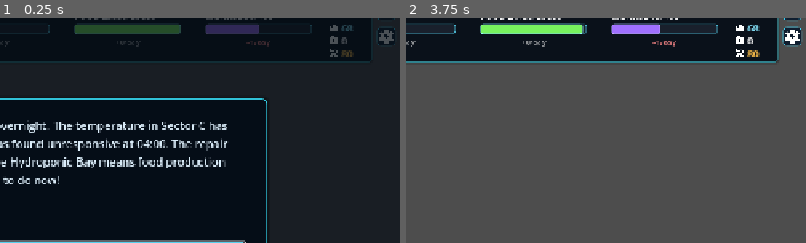
Above: before the commit, frames 1-2 (left to right).
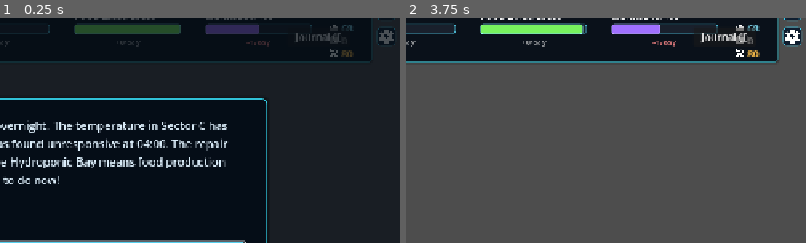
Above: after the commit, the same moments.

Repository: MLinh2407/godot-survival-city-builder-game
Game: Godot game, scene res://scenes/main/Main.tscn
Two runs of this game, one before a commit and one after it. Both use one fixed random seed, a clock stepped at 60 frames per second and the inputs below.
Inputs (mouse positions are % of the whole screen's width and height, from its top left):
- Up to frame 1 (0.25 s): no input
- Up to frame 2 (3.75 s): click (90, 9) at 0.5 s, where only the run after the commit has a clickable "Journal (J)"; click "1x" at 1.25 s; click "2x" at 2 s; click (98, 3) at 2.75 s; click "Pull workers from the Hydropo…" at 3.5 s
The pictures show only the part of the screen within x 50-100%, y 5-55%; the shares and areas given below are measured in that part.

The runs differ from the first frame. In frame 1, 0.3% of the frame differs, in the area x 74-88%, y 4-12%; in frame 2, 0.5%, in the area x 72-88%, y 3-12%.

Commit message:
Character alive flags

Diff:
--- a/project.godot
+++ b/project.godot
@@ -22,6 +22,7 @@
 PopulationManager="*uid://d3voqymr74q5n"
 AudioManager="*uid://ddhlbd5igyi77"
 TimeManager="*res://scripts/managers/TimeManager.gd"
+JournalManager="*res://scripts/managers/JournalManager.gd"
 
 [display]
 
--- a/scenes/UI/BuildingInspector.gd
+++ b/scenes/UI/BuildingInspector.gd
@@ -297,6 +297,10 @@
 	# Apply upgrade flag and update visuals/outputs
 	target_building.is_upgraded = true
 
+	if target_building.building_type == BuildingData.BuildingType.MED_CLINIC:
+		if GameManager:
+			GameManager.med_clinic_upgraded_to_tier_2 = true
+
 	# Adjust base production where applicable
 	match target_building.building_type:
 		BuildingData.BuildingType.COAL_GENERATOR:
--- /dev/null
+++ b/scenes/UI/ColonyJournalUI.gd
@@ -0,0 +1,59 @@
+extends Control
+
+@onready var close_button = $Panel/VBoxContainer/TitleBox/CloseButton
+@onready var entry_list = $Panel/VBoxContainer/ScrollContainer/EntryList
+
+func _ready() -> void:
+	hide()
+	close_button.pressed.connect(_on_close_pressed)
+	# Safely connect if it exists in the autoloads
+	if typeof(JournalManager) != TYPE_NIL:
+		JournalManager.journal_updated.connect(_refresh_entries)
+
+func _on_close_pressed() -> void:
+	hide()
+
+func toggle_journal() -> void:
+	visible = not visible
+	if visible:
+		_refresh_entries()
+
+func show_journal() -> void:
+	show()
+	_refresh_entries()
+
+func _refresh_entries() -> void:
+	for child in entry_list.get_children():
+		child.queue_free()
+
+	if typeof(JournalManager) == TYPE_NIL: return
+
+	var reverse_entries = JournalManager.unlocked_entries.duplicate()
+	reverse_entries.reverse()
+
+	for entry in reverse_entries:
+		var panel = PanelContainer.new()
+		var margin = MarginContainer.new()
+		margin.add_theme_constant_override("margin_left", 16)
+		margin.add_theme_constant_override("margin_right", 16)
+		margin.add_theme_constant_override("margin_top", 16)
+		margin.add_theme_constant_override("margin_bottom", 16)
+		panel.add_child(margin)
+
+		var vbox = VBoxContainer.new()
+		margin.add_child(vbox)
+
+		var title = Label.new()
+		title.text = entry.title
+		title.add_theme_font_size_override("font_size", 20)
+		vbox.add_child(title)
+
+		var sep = HSeparator.new()
+		vbox.add_child(sep)
+
+		var body = Label.new()
+		body.text = entry.body
+		body.autowrap_mode = TextServer.AUTOWRAP_WORD_SMART
+		vbox.add_child(body)
+
+		entry_list.add_child(panel)
--- /dev/null
+++ b/scenes/UI/ColonyJournalUI.tscn
@@ -0,0 +1,63 @@
+[gd_scene load_steps=2 format=3]
+
+[ext_resource type="Script" path="res://scenes/UI/ColonyJournalUI.gd" id="1_script"]
+
+[node name="ColonyJournalUI" type="Control"]
+layout_mode = 3
+anchors_preset = 15
+anchor_right = 1.0
+anchor_bottom = 1.0
+grow_horizontal = 2
+grow_vertical = 2
+script = ExtResource("1_script")
+
+[node name="Panel" type="Panel" parent="."]
+layout_mode = 1
+anchors_preset = 8
+anchor_left = 0.5
+anchor_top = 0.5
+anchor_right = 0.5
+anchor_bottom = 0.5
+offset_left = -300.0
+offset_top = -250.0
+offset_right = 300.0
+offset_bottom = 250.0
+grow_horizontal = 2
+grow_vertical = 2
+
+[node name="VBoxContainer" type="VBoxContainer" parent="Panel"]
+layout_mode = 1
+anchors_preset = 15
+anchor_right = 1.0
+anchor_bottom = 1.0
+offset_left = 16.0
+offset_top = 16.0
+offset_right = -16.0
+offset_bottom = -16.0
+grow_horizontal = 2
+grow_vertical = 2
+
+[node name="TitleBox" type="HBoxContainer" parent="Panel/VBoxContainer"]
+layout_mode = 2
+
+[node name="Title" type="Label" parent="Panel/VBoxContainer/TitleBox"]
+layout_mode = 2
+size_flags_horizontal = 3
+theme_override_font_sizes/font_size = 24
+text = "Colony Journal"
+
+[node name="CloseButton" type="Button" parent="Panel/VBoxContainer/TitleBox"]
+layout_mode = 2
+text = "  X  "
+
+[node name="HSeparator" type="HSeparator" parent="Panel/VBoxContainer"]
+layout_mode = 2
+
+[node name="ScrollContainer" type="ScrollContainer" parent="Panel/VBoxContainer"]
+layout_mode = 2
+size_flags_vertical = 3
+
+[node name="EntryList" type="VBoxContainer" parent="Panel/VBoxContainer/ScrollContainer"]
+layout_mode = 2
+size_flags_horizontal = 3
+theme_override_constants/separation = 16
--- a/scenes/main/Main.gd
+++ b/scenes/main/Main.gd
@@ -41,12 +41,25 @@
 const ORDER_COLOR := Color(0.94, 0.74, 1.0, 1.0)
 
 var settings_ui: CanvasLayer
+var journal_ui: Control
 
 func _ready() -> void:
 	process_mode = Node.PROCESS_MODE_ALWAYS
 
 	settings_ui = preload("res://scenes/main/SettingsUI.tscn").instantiate()
 	add_child(settings_ui)
+
+	journal_ui = preload("res://scenes/UI/ColonyJournalUI.tscn").instantiate()
+	# Optional: place into a canvas layer here if needed, or add to Main.
+	$UILayer.add_child(journal_ui)
+
+	var journal_btn = Button.new()
+	journal_btn.text = "Journal (J)"
+	journal_btn.position = Vector2(1100, 50)
+	journal_btn.size = Vector2(100, 30)
+	var normal_style = preload("res://scenes/main/Main.tscn") # Not the best way, but we can reuse basic button styling or just use default.
+	journal_btn.pressed.connect(journal_ui.toggle_journal)
+	$UILayer/HUD.add_child(journal_btn)
 
 	TimeManager.day_changed.connect(_on_day_changed)
 	TimeManager.time_changed.connect(_on_time_changed)
@@ -189,6 +202,9 @@
 			set_speed(TimeManager.GameSpeed.NORMAL, "SPEED 1x")
 		elif event.keycode == KEY_2:
 			set_speed(TimeManager.GameSpeed.FAST, "SPEED 2x")
+		elif event.keycode == KEY_J:
+			if journal_ui and journal_ui.has_method("toggle_journal"):
+				journal_ui.toggle_journal()
 
 func _on_day_changed(new_day: int) -> void:
 	if day_label:
--- a/scripts/managers/GameManager.gd
+++ b/scripts/managers/GameManager.gd
@@ -1,6 +1,8 @@
 extends Node
 
 signal hope_order_changed(new_value: float)
+signal named_character_died(character_name: String)
+signal journal_entry_fired(title: String, body: String)
 
 # ══════════════════════════════════════════════════════════════════════════════
 # GLOBAL GAME STATE
@@ -38,6 +40,7 @@
 # ══════════════════════════════════════════════════════════════════════════════
 
 var med_clinic_built: bool = false # Set TRUE by BuildingSystem on placement
+var med_clinic_upgraded_to_tier_2: bool = false # Set TRUE by BuildingInspector on upgrade
 var rook_militia_stopped: bool = false # Set TRUE by CrisisEventSystem Day 24 Option B
 var rook_militia_sanctioned: bool = false # Set TRUE by CrisisEventSystem Day 24 Option A
 var rook_reconciliation_taken: bool = false # Set TRUE by CrisisEventSystem reconciliation dialogue
@@ -68,6 +71,7 @@
 func _ready() -> void:
 	_initialize_data_classes()
 	hope_order_slider = GameConstants.SLIDER_STARTING_VALUE
+	TimeManager.day_changed.connect(_on_day_changed)
 
 	print("--- GameManager Initialized ---")
 	print("Current Population: ", current_population)
@@ -139,6 +143,75 @@
 
 func apply_hope_order_delta(delta: float) -> void:
 	hope_order_slider = hope_order_slider + delta
+
+func set_character_alive(identifier: String, is_alive: bool) -> void:
+	if current_day > 33:
+		return # Locks permanently after Day 33
+
+	var changed = false
+	var lower_id = identifier.to_lower()
+	match lower_id:
+		"yuna":
+			if yuna_alive != is_alive:
+				yuna_alive = is_alive
+				colonist_yuna.is_alive = is_alive
+				changed = true
+		"rook":
+			if rook_alive != is_alive:
+				rook_alive = is_alive
+				colonist_rook.is_alive = is_alive
+				changed = true
+		"vasquez":
+			if vasquez_alive != is_alive:
+				vasquez_alive = is_alive
+				colonist_vasquez.is_alive = is_alive
+				changed = true
+		"meridian":
+			if meridian_alive != is_alive:
+				meridian_alive = is_alive
+				colonist_meridian.is_alive = is_alive
+				changed = true
+
+	if changed and not is_alive:
+		named_character_died.emit(lower_id)
+
+func _on_day_changed(new_day: int) -> void:
+	current_day = new_day
+	if current_day > 33:
+		return
+
+	if current_day == 20 and yuna_alive:
+		if not med_clinic_built or not med_clinic_upgraded_to_tier_2:
+			if current_population < 600:
+				set_character_alive("yuna", false)
+				_fire_death_journal_entry("yuna_tran")
+
+func _fire_death_journal_entry(char_id: String) -> void:
+	var path = "res://data/character_deaths.json"
+	if not FileAccess.file_exists(path):
+		push_error("GameManager: character_deaths.json missing!")
+		return
+
+	var file = FileAccess.open(path, FileAccess.READ)
+	var content = file.get_as_text()
+	file.close()
+
+	var json = JSON.new()
+	if json.parse(content) != OK:
+		push_error("GameManager: Failed to parse character_deaths.json")
+		return
+
+	var data = json.get_data()
+	if data and data.has("deaths"):
+		for death in data["deaths"]:
+			if death.get("character_id") == char_id:
+				var entry = death.get("journal_entry", {})
+				var title = entry.get("title", "Journal Entry")
+				var body = entry.get("body", "No content.")
+				journal_entry_fired.emit(title, body)
+				JournalManager.unlock_entry(char_id, title, body)
+				return
+
 # ══════════════════════════════════════════════════════════════════════════════
 # SAVE / LOAD
 # ══════════════════════════════════════════════════════════════════════════════
@@ -192,6 +265,7 @@
 			"vasquez_alive": vasquez_alive,
 			"meridian_alive": meridian_alive,
 			"med_clinic_built": med_clinic_built,
+			"med_clinic_upgraded_to_tier_2": med_clinic_upgraded_to_tier_2,
 			"rook_militia_stopped": rook_militia_stopped,
 			"rook_reconciliation_taken": rook_reconciliation_taken,
 			"vasquez_trade_accepted": vasquez_trade_accepted
@@ -255,6 +329,7 @@
 	vasquez_alive = gm_data.get("vasquez_alive", vasquez_alive)
 	meridian_alive = gm_data.get("meridian_alive", meridian_alive)
 	med_clinic_built = gm_data.get("med_clinic_built", med_clinic_built)
+	med_clinic_upgraded_to_tier_2 = gm_data.get("med_clinic_upgraded_to_tier_2", med_clinic_upgraded_to_tier_2)
 	rook_militia_stopped = gm_data.get("rook_militia_stopped", rook_militia_stopped)
 	rook_reconciliation_taken = gm_data.get("rook_reconciliation_taken", rook_reconciliation_taken)
 	vasquez_trade_accepted = gm_data.get("vasquez_trade_accepted", vasquez_trade_accepted)
--- /dev/null
+++ b/scripts/managers/JournalManager.gd
@@ -0,0 +1,28 @@
+extends Node
+
+signal journal_updated
+
+var unlocked_entries: Array[Dictionary] = []
+
+func _ready() -> void:
+	print("--- JournalManager Initialized ---")
+
+func unlock_entry(id: String, title: String, body: String) -> void:
+	# Check if it already exists
+	for entry in unlocked_entries:
+		if entry.get("id") == id:
+			return
+
+	var new_entry = {
+		"id": id,
+		"title": title,
+		"body": body,
+		"day_unlocked": TimeManager.current_day if typeof(TimeManager) != TYPE_NIL else 1
+	}
+
+	unlocked_entries.append(new_entry)
+	journal_updated.emit()
+	print("JournalManager: Unlocked entry '", title, "'")
+
+# Note: Could add save/load here if required by requirements,
+# but for now we'll keep it simple to support the Yuna collapse requirement.
--- a/scripts/systems/BuildingSystem.gd
+++ b/scripts/systems/BuildingSystem.gd
@@ -64,6 +64,9 @@
 	ResourceManager.register_building_system(self)
 	PopulationManager.register_building_system(self)
 	TimeManager.day_changed.connect(_on_day_changed)
+
+	if GameManager:
+		GameManager.named_character_died.connect(_on_named_character_died)
 
 	# React to resource changes so power dimming updates instantly
 	if ResourceManager:
@@ -231,7 +234,10 @@
 			new_data.category          = BuildingData.BuildingCategory.SURVIVAL
 			new_data.worker_capacity   = GameConstants.MED_CLINIC_SLOTS
 			new_data.power_draw        = GameConstants.MED_CLINIC_POWER_DRAW
-			new_data.base_morale_bonus = GameConstants.MED_CLINIC_MORALE_PASSIVE
+			if GameManager.yuna_alive:
+				new_data.base_morale_bonus = GameConstants.MED_CLINIC_MORALE_PASSIVE
+			else:
+				new_data.base_morale_bonus = 0.0
 			GameManager.med_clinic_built = true  # Narrative flag — Yuna death check needs this
 
 		"archive":
@@ -489,6 +495,22 @@
 func _on_staffing_changed(grid_pos: Vector2i, _current: int, _capacity: int) -> void:
 	update_building_visual(grid_pos)
 
+func _on_named_character_died(char_name: String) -> void:
+	if char_name == "yuna":
+		var changed = false
+		for pos in active_buildings.keys():
+			var b = active_buildings[pos]
+			if b.building_type == BuildingData.BuildingType.MED_CLINIC:
+				b.base_morale_bonus = 0.0
+				changed = true
+		if changed and ResourceManager:
+			if ResourceManager.has_method("_recalculate_power"):
+				ResourceManager._recalculate_power()
+			elif ResourceManager.has_method("calculate_power"):
+				ResourceManager.calculate_power()
+			ResourceManager.resources_changed.emit(ResourceManager.net_power, ResourceManager.food, ResourceManager.morale, ResourceManager.materials)
+
+
 # ══════════════════════════════════════════════════════════════════════════════
 # QUERY HELPERS — called by ResourceManager and PopulationManager
 # ══════════════════════════════════════════════════════════════════════════════
Not shown, added: scenes/UI/ColonyJournalUI.gd.uid
Not shown, added: scripts/managers/JournalManager.gd.uid
